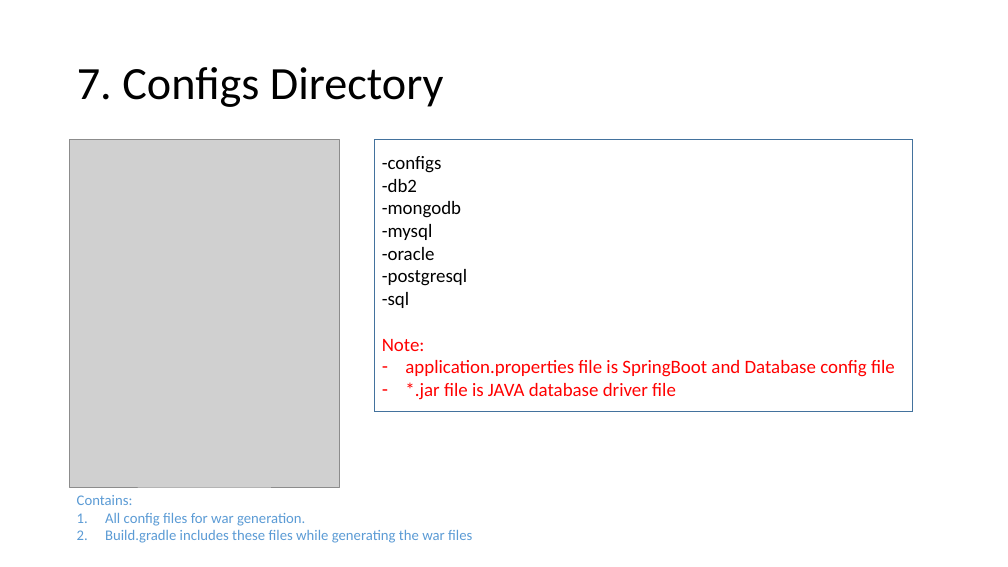
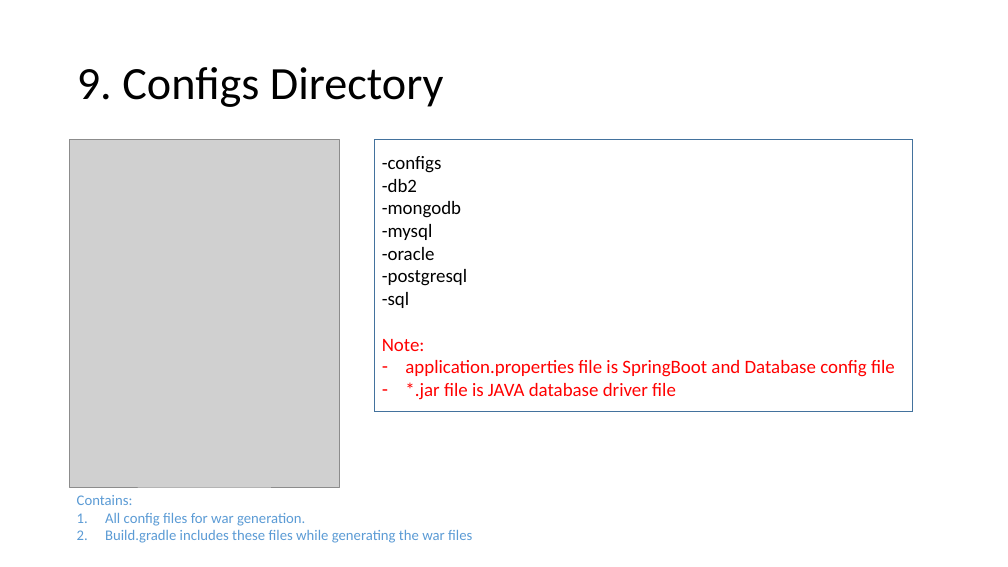
Before and after one commit to yugandhargangu/Bettle-Track, a slide deck: slide 10 of documents/05_Application_structure.pptx (slide 8 before the commit). Drawn at 1008x567 pixels with LibreOffice and Linux fonts; fonts in the diff are those of the drawing; grey boxes stand for pictures. Boxes give left, top, right and bottom in pixels: in the first picture for what was removed or moved away, otherwise in the second. Text is boxed around its words. In the diff, an @@ line names an element or a change of style, - is before the commit and + after.

```diff
--- a/documents/05_Application_structure.pptx
+++ b/documents/05_Application_structure.pptx
@@ title at (77, 67, 444, 107): text changed @@
-7. Configs Directory
+9. Configs Directory
```
Also in this commit, not shown: 3 other slides changed, 2 slides added, 29 other files.
